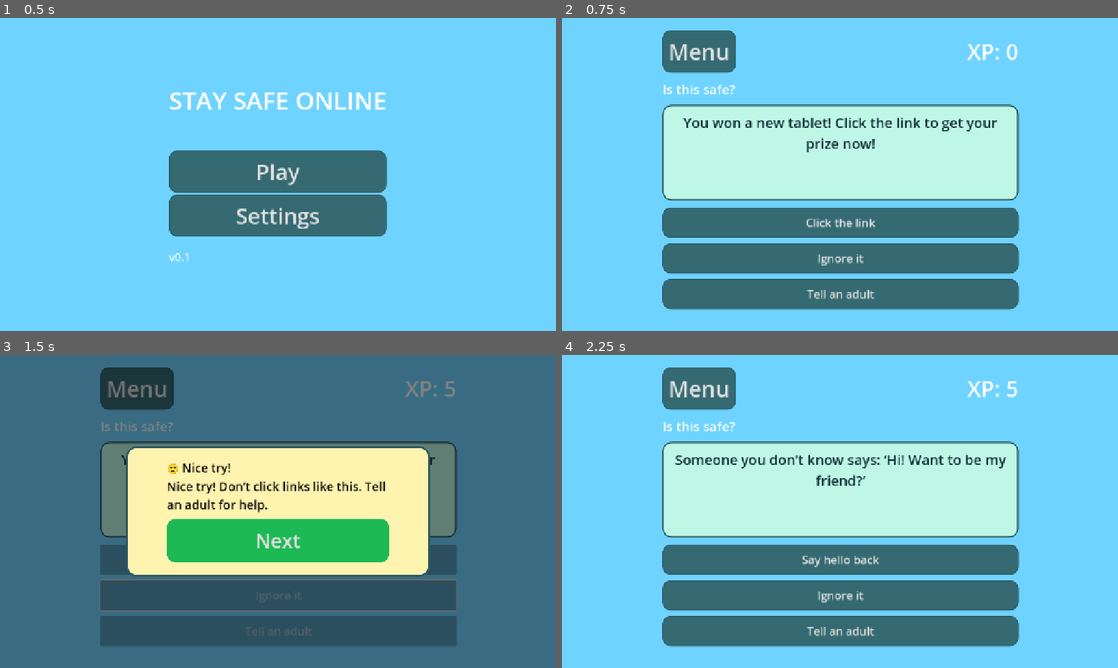
Above: before the commit, frames 1-4 (two rows, left to right).
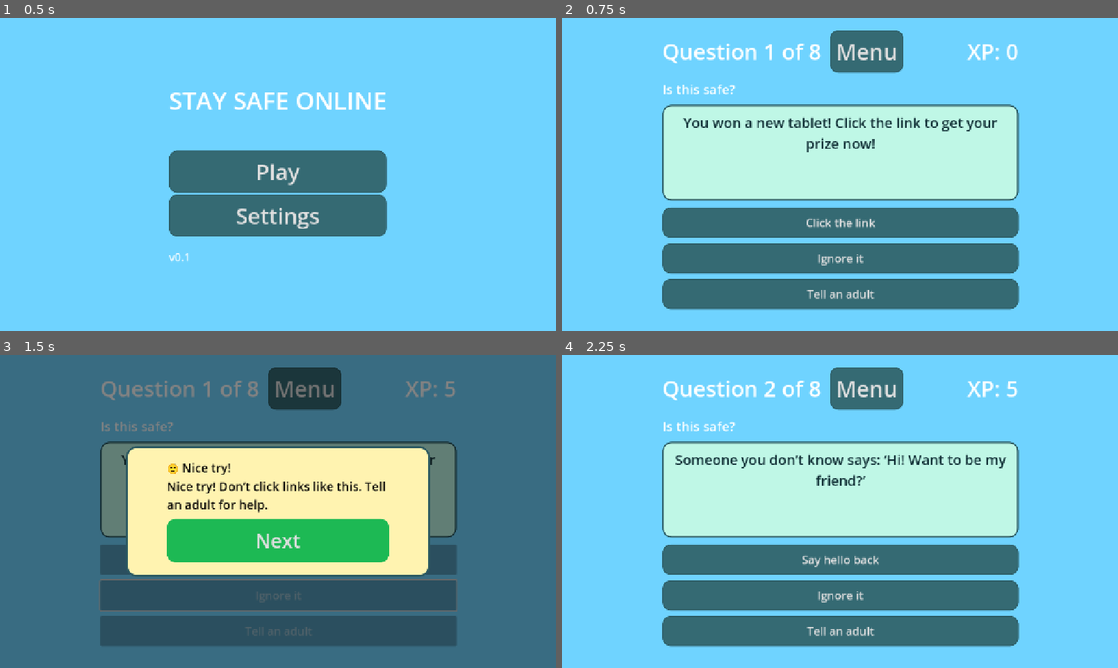
Above: after the commit, the same moments.

Repository: stackedStewart/online-safety-gamified-prototype
Game: Godot game, scene res://scenes/main.tscn
Same seed, same stepped clock (60 frames per second), same inputs: the game is played once before the commit and once after it.
Inputs:
- Up to frame 1 (0.5 s): no input
- Up to frame 2 (0.75 s): click "Play" at 0.5 s
- Up to frame 3 (1.5 s): click "Ignore it" at 1.25 s
- Up to frame 4 (2.25 s): click "Next" at 2 s

Frame 1 is identical in both runs. In frame 2, 3.8% of the frame differs, in the area x 18-62%, y 4-18%; in frame 3, 3.6%; in frame 4, 3.9%.

Commit message:
added question text to challenge screen

Diff:
--- a/scenes/challenge_shell.gd
+++ b/scenes/challenge_shell.gd
@@ -9,7 +9,7 @@
 # --- Page / main UI (now under PageContainer) ---
 @onready var back_button: Button = $PageContainer/Margin/Layout/TopBar/BackButton
 @onready var xp_label: Label = $PageContainer/Margin/Layout/TopBar/XPLabel
-
+@onready var question_counter_label: Label = $PageContainer/Margin/Layout/TopBar/QuestionCounterLabel
 @onready var scenario_label: Label = $PageContainer/Margin/Layout/ScenarioCard/ScenarioMargin/ScenarioLabel
 @onready var option_a: Button = $PageContainer/Margin/Layout/Options/OptionAButton
 @onready var option_b: Button = $PageContainer/Margin/Layout/Options/OptionBButton
@@ -61,6 +61,7 @@
 
 func _show_current() -> void:
 	if scenarios.is_empty():
+		question_counter_label.text = "Q 0 / 0"
 		scenario_label.text = "No scenarios loaded."
 		option_a.disabled = true
 		option_b.disabled = true
@@ -84,6 +85,7 @@
 	awaiting_next = false
 
 	_update_xp()
+	_update_question_counter()
 
 func _update_xp() -> void:
 	xp_label.text = "XP: %d" % GameState.xp
@@ -124,3 +126,10 @@
 		return
 
 	_show_current()
+
+
+func _update_question_counter() -> void:
+	var total := scenarios.size()
+	var current := current_index + 1 # humans start at 1
+	#question_counter_label.text = "Q %d / %d" % [current, total]
+	question_counter_label.text = "Question %d of %d" % [current, total]
--- a/scenes/challenge_shell.tscn
+++ b/scenes/challenge_shell.tscn
@@ -236,6 +236,11 @@
 layout_mode = 2
 theme_override_constants/separation = 20
 
+[node name="QuestionCounterLabel" type="Label" parent="PageContainer/Margin/Layout/TopBar"]
+layout_mode = 2
+theme_override_font_sizes/font_size = 50
+text = "Q 1/8"
+
 [node name="BackButton" type="Button" parent="PageContainer/Margin/Layout/TopBar"]
 layout_mode = 2
 theme_override_font_sizes/font_size = 51
--- a/scenes/results.gd
+++ b/scenes/results.gd
@@ -3,6 +3,7 @@
 @onready var title_label: Label = $PageCenter/Margin/Layout/TitleLabel
 
 @onready var xp_label: Label = $PageCenter/Margin/Layout/SummaryCard/SummaryMargin/SummaryLayout/XPLabel
+
 @onready var badge_label: Label = $PageCenter/Margin/Layout/SummaryCard/SummaryMargin/SummaryLayout/BadgeLabel
 @onready var reminder_label: Label = $PageCenter/Margin/Layout/SummaryCard/SummaryMargin/SummaryLayout/ReminderLabel
 
@@ -37,6 +38,7 @@
 	else:
 		return "🌱 Getting Started!\nNice try! Let's practise again — tell a trusted adult if unsure."
 
+
 func _on_try_again() -> void:
 	GameState.reset_run()
 	get_tree().change_scene_to_file("res://scenes/challenge_shell.tscn")
